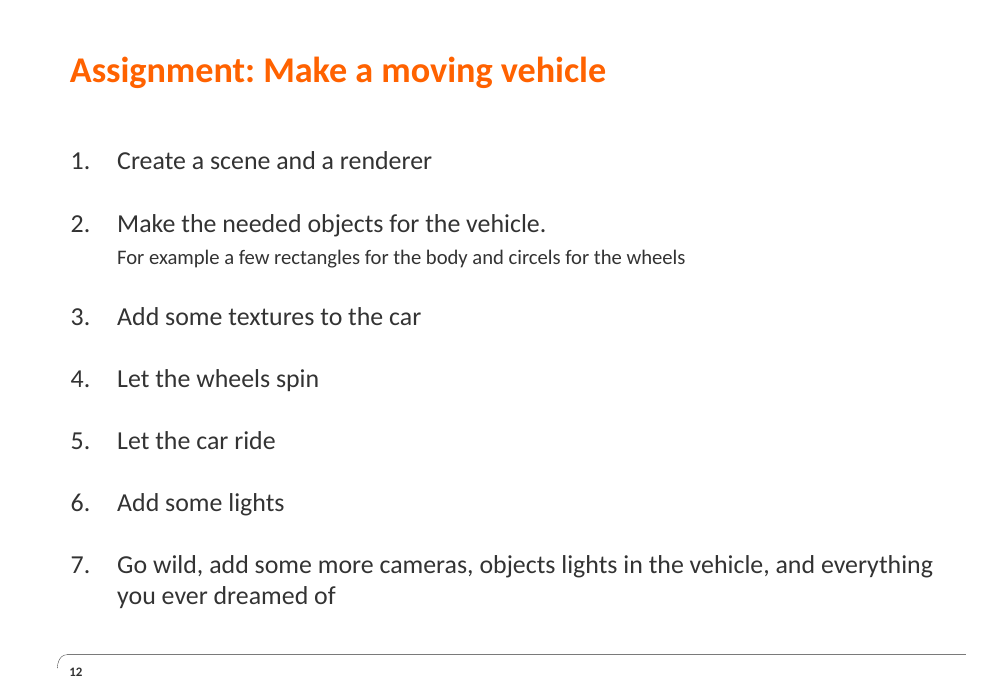
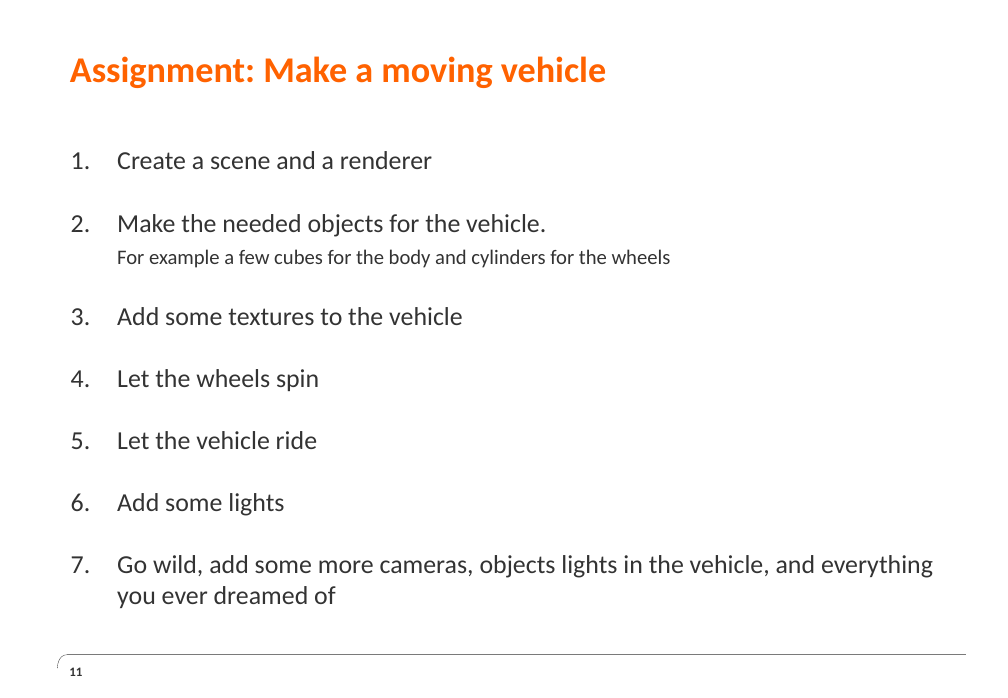
Before and after one commit to JesseBrand/WebGL, a slide deck: slide 11 of ppt/Presentatie Chaptermeeting WebGL 2.pptx (slide 12 before the commit). Drawn at 1008x698 pixels with LibreOffice and Linux fonts; fonts in the diff are those of the drawing; background and template pictures are left out. Boxes give left, top, right and bottom in pixels: in the first picture for what was removed or moved away, otherwise in the second. Text is boxed around its words. In the diff, an @@ line names an element or a change of style, - is before the commit and + after.

```diff
--- a/ppt/Presentatie Chaptermeeting WebGL 2.pptx
+++ b/ppt/Presentatie Chaptermeeting WebGL 2.pptx
@@ text at (117, 214, 671, 325): text changed @@
-2. Make the needed objects for the vehicle.
-   For example a few rectangles for the body and circels for the wheels
-3. Add some textures to the car
+2. Make the needed objects for the vehicle.
+   For example a few cubes for the body and cylinders for the wheels
+3. Add some textures to the vehicle
@@ text at (117, 431, 317, 449): text changed @@
-5. Let the car ride
+5. Let the vehicle ride
@@ page number at (69, 667, 82, 676): text changed @@
-12
+11
```
Also in this commit, not shown: 8 other slides changed, 1 slide removed.
